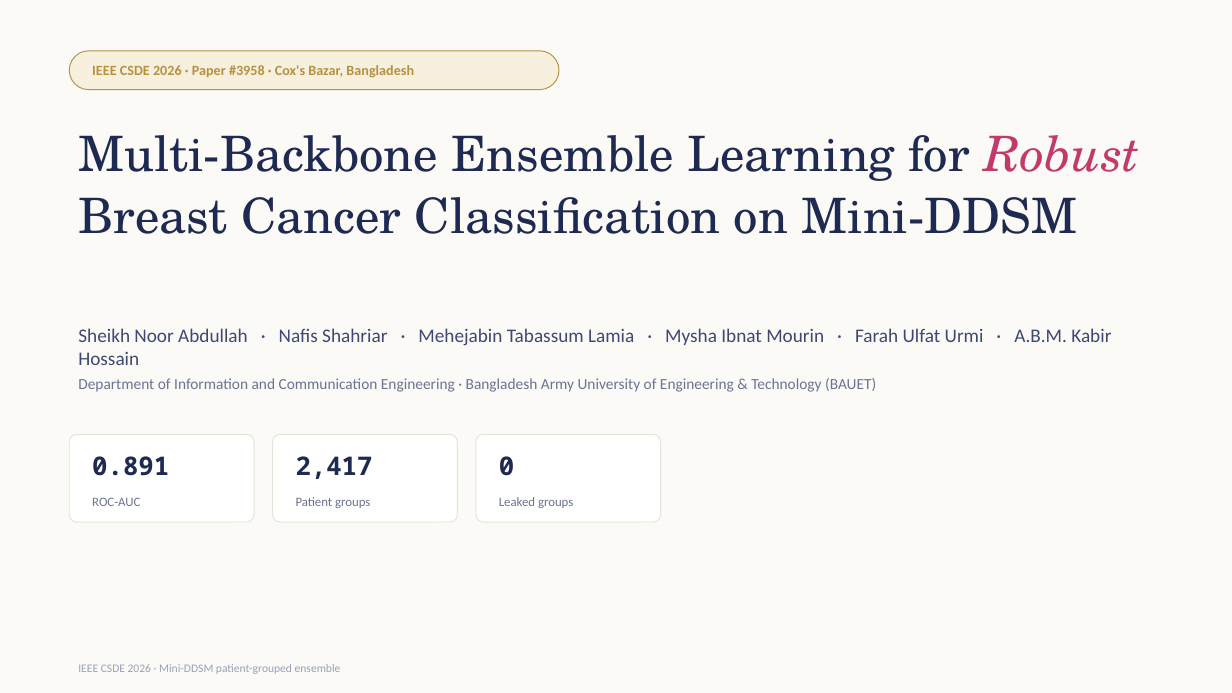
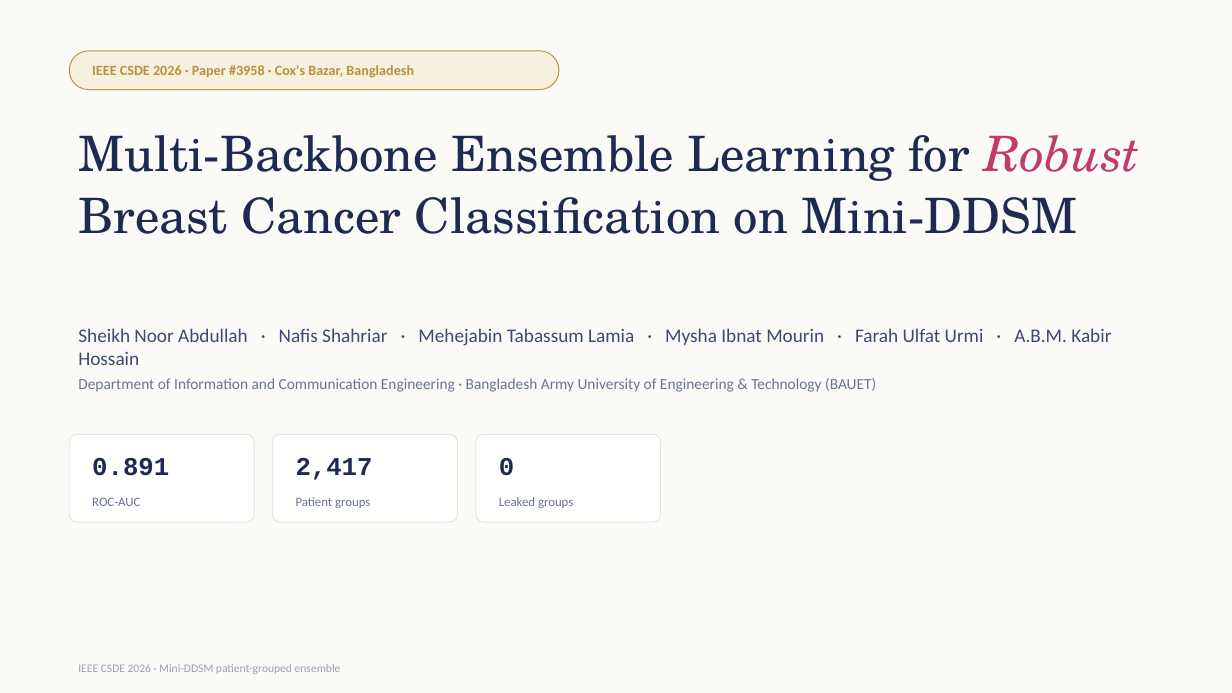
Before and after one commit to NoorAbdullah02/MINI_DDSM, a slide deck: slide 1 of Mini-DDSM-CSDE2026-Presentation.pptx. Drawn at 1232x693 pixels with LibreOffice and Linux fonts; fonts in the diff are those of the drawing. Boxes give left, top, right and bottom in pixels: in the first picture for what was removed or moved away, otherwise in the second. Text is boxed around its words. In the diff, an @@ line names an element or a change of style, - is before the commit and + after.

Commit message:
fix(pptx): visual bugs found by actually rendering it in LibreOffice
Installed LibreOffice portably (no root) to render every slide to PNG
and check it for real, not just structurally. Found and fixed:
- Motivation bar chart showed "2" for every value — added an explicit
  0.00 number format so 2.30 / 2.30 / 2.43 render correctly
- The train/test patient squares on "The problem" slide had no
  labels, unlike the website's version — added P1/P2/... text so the
  leak is legible without the live page's interactivity
- Consolas (Windows-only) made several long URL/email strings wrap
  mid-word with a visible gap when LibreOffice substituted a
  differently-metriced font; switched to Courier New (universally
  available) and widened the affected text boxes for margin

Re-rendered after each fix and visually confirmed all 14 slides.

```diff
--- a/Mini-DDSM-CSDE2026-Presentation.pptx
+++ b/Mini-DDSM-CSDE2026-Presentation.pptx
@@ font Noto Sans Mono to Courier New in 3 elements at <box>92,458,169,476</box>, <box>296,458,373,480</box>, <box>499,458,514,476</box> @@
```
Also in this commit, not shown: 6 other slides changed, 1 other file.
